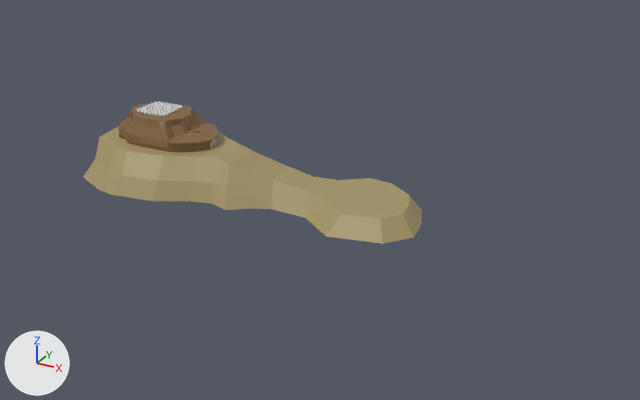
One commit to the OBJ model Assets/environment/church.obj: the scene before it, then after it.
Camera for both pictures: a 50 mm camera at (1760.0, -2180.0, 1007.0) aimed at (475.0, 157.0, -161.0). The axes (+X, +Y, +Z) are drawn at lower left. The lights are the same throughout. Where no turn or scale is listed for an object, it has been applied to the vertices. Vertices at the same position are counted once.
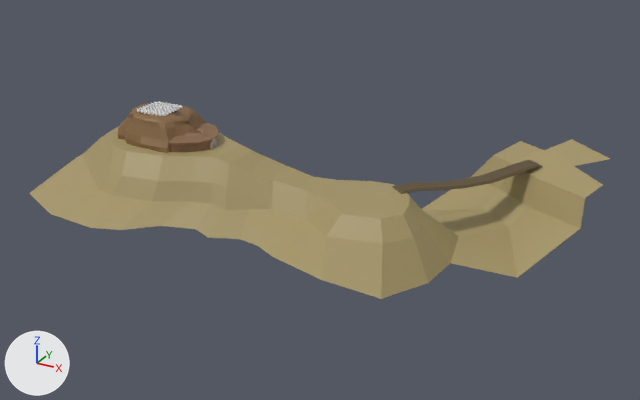
What differs and where, as boxes (x1, y1, x2, y2) in the pictures (640 x 400 px):
'Plane.014', reshaped (71% wider, 47% taller): before (83, 127, 422, 244); after (29, 127, 610, 299)
'Plane_Plane.001', added (brown): after (392, 160, 542, 194)
part 1 of me_plane_014, built on: before (83, 129, 409, 197); after (29, 129, 610, 299)

The change in detail:
Material 'Material.006' (mat_material_006) is new.
Its base color is (0.107, 0.0721, 0.0298) (brown #5c4c30).
Its roughness is 0.526.
me_plane_014 is used by ob_plane_014; location (0.0, 0.0, 0.0).
me_plane_014 had 101 vertices, 83 faces and spanned x -234.0..892.0, y -249.0..263.0, z -119.0..20.0.
me_plane_014 now has 150 vertices, 134 faces and spans x -442.0..1303.0, y -386.0..733.0, z -279.0..20.0.
Part 1, on me_plane_014:
4 vertices are removed from x -231.0..163.0, y -179.0..197.0, z -98.0..20.0.
7 faces are deleted.
7 vertices move from x -234.0..764.0, y -98.0..239.0, z -113.0..20.0 to x -208.0..764.0, y -98.0..200.0, z -113.0..20.0.
53 vertices are added at x -442.0..1303.0, y -386.0..733.0, z -279.0..20.0.
58 new faces join them.
Mesh me_plane_plane_001 is new.
It has 60 vertices, 64 faces and spans x 730.0..1098.0, y 115.0..568.0, z -74.0..-48.0.
It uses material mat_material_006 (brown #5c4c30).
Object 'Plane_Plane.001' (ob_plane_plane_001) is new; it shows me_plane_plane_001.
Its location is (0.0, 0.0, 0.0).
